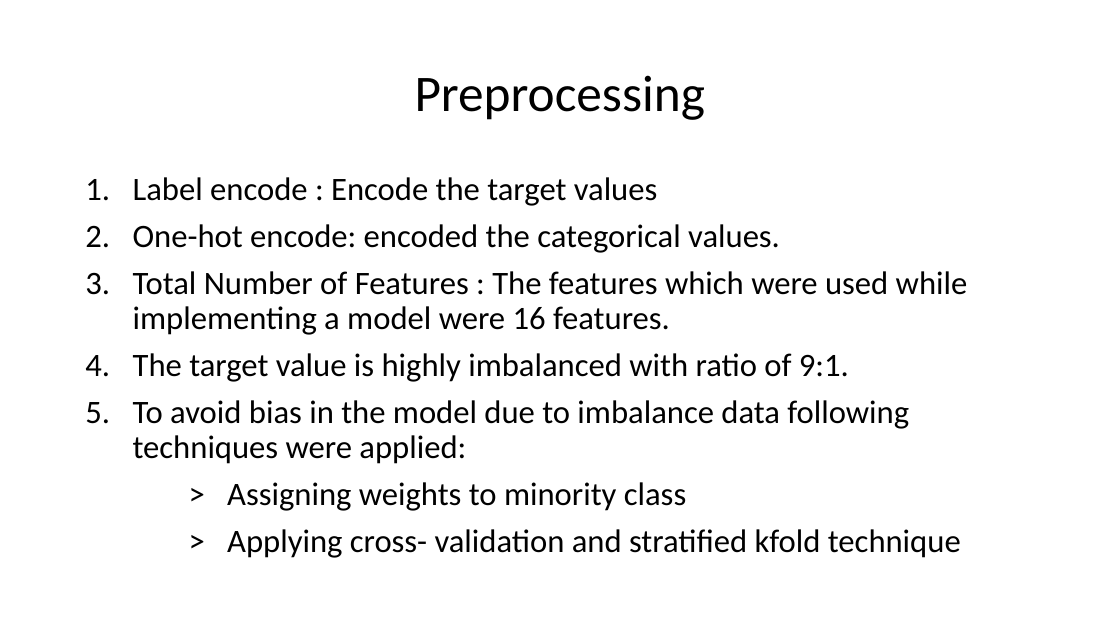
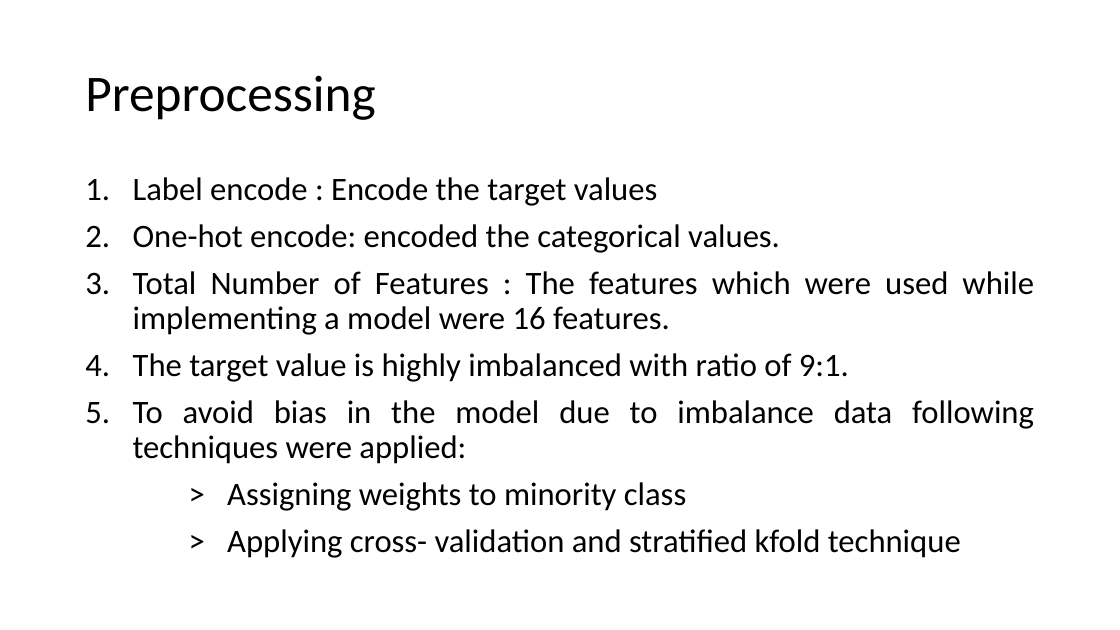
Before and after one commit to Ayushimalaviya/Bank-Marketing-Campaign-Analysis, a slide deck: slide 2 of final_code/final presentation.pptx. Drawn at 1120x630 pixels with LibreOffice and Linux fonts; fonts in the diff are those of the drawing. Boxes give left, top, right and bottom in pixels: in the first picture for what was removed or moved away, otherwise in the second. Text is boxed around its words. In the diff, an @@ line names an element or a change of style, - is before the commit and + after.

```diff
--- a/final_code/final presentation.pptx
+++ b/final_code/final presentation.pptx
@@ title "Preprocessing" at (85, 75, 375, 120): alignment centre to justified @@
@@ text "Label encode : Encode the ..." at (133, 177, 1034, 558): alignment left to justified @@
```
Also in this commit, not shown: 5 other slides changed, 2 other files.
